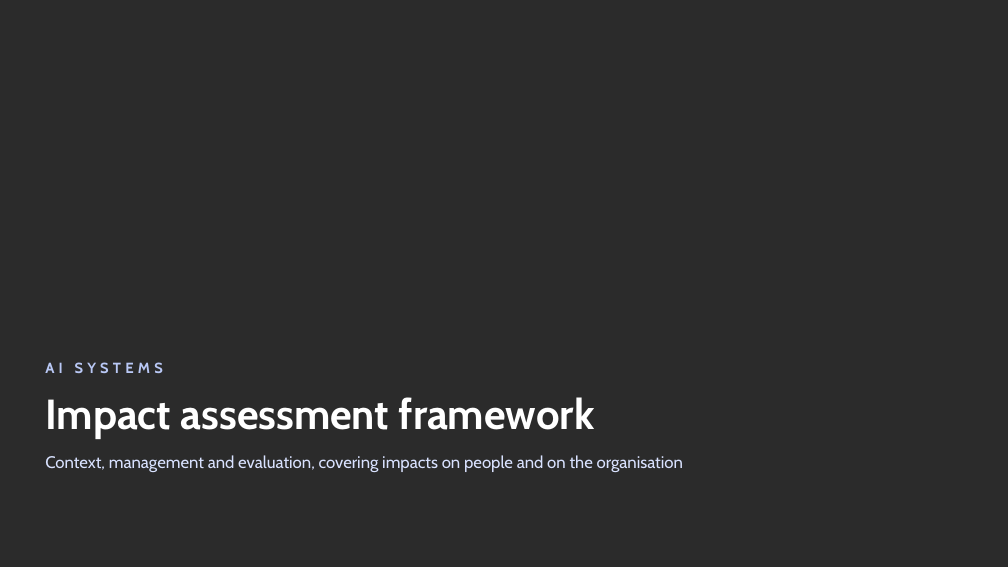
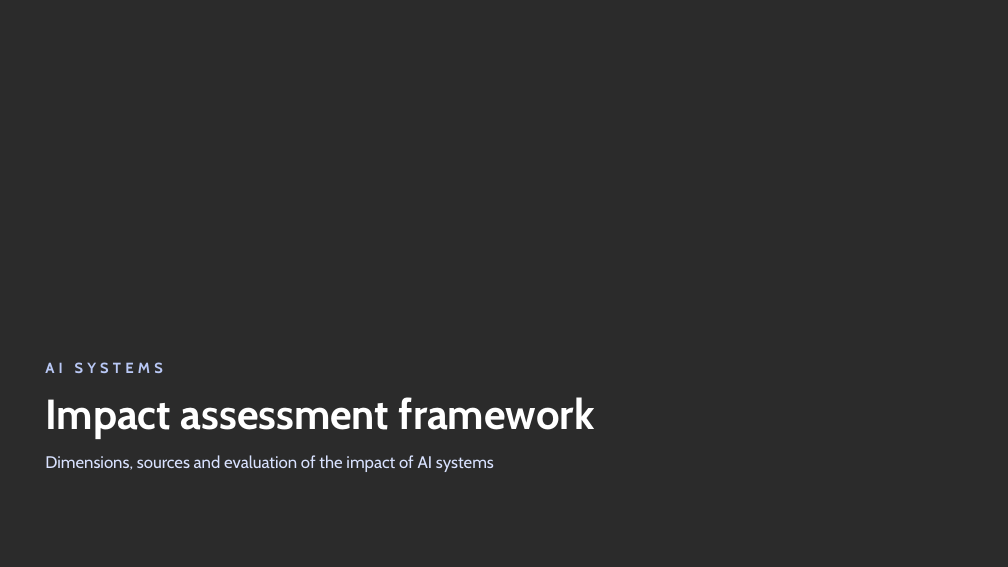
Before and after one commit to Jorge2k1/DTeTect, a slide deck: slide 1 of temp/FRAMEWORK IMPACT ASSESSMENT.pptx. Drawn at 1008x567 pixels with LibreOffice and Linux fonts; fonts in the diff are those of the drawing; background and template pictures are left out; a plain dark background stands for a picture behind light text. Boxes give left, top, right and bottom in pixels: in the first picture for what was removed or moved away, otherwise in the second. Text is boxed around its words. In the diff, an @@ line names an element or a change of style, - is before the commit and + after.

```diff
--- a/temp/FRAMEWORK IMPACT ASSESSMENT.pptx
+++ b/temp/FRAMEWORK IMPACT ASSESSMENT.pptx
@@ text at bbox=[45, 455, 494, 472]: text changed @@
-Context, management and evaluation, covering impacts on people and on the organisation
+Dimensions, sources and evaluation of the impact of AI systems
```
Also in this commit, not shown: 14 other slides changed, 1 slide added, 1 slide removed.
